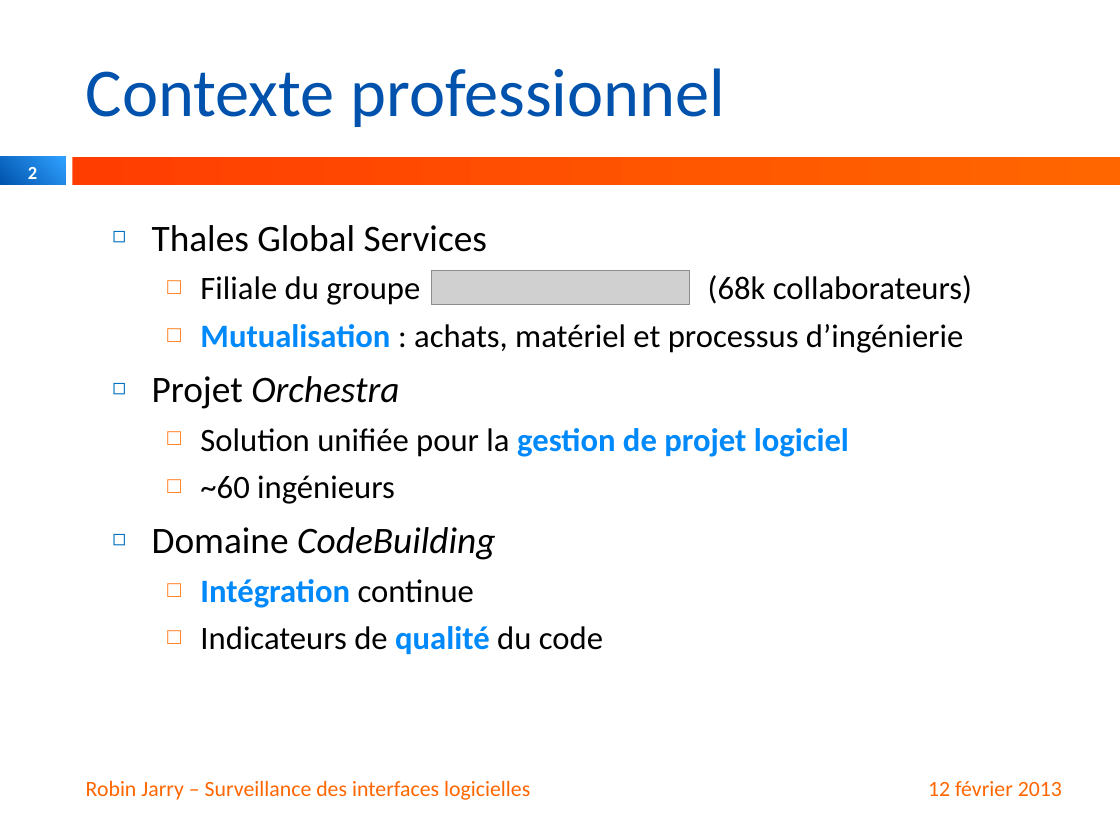
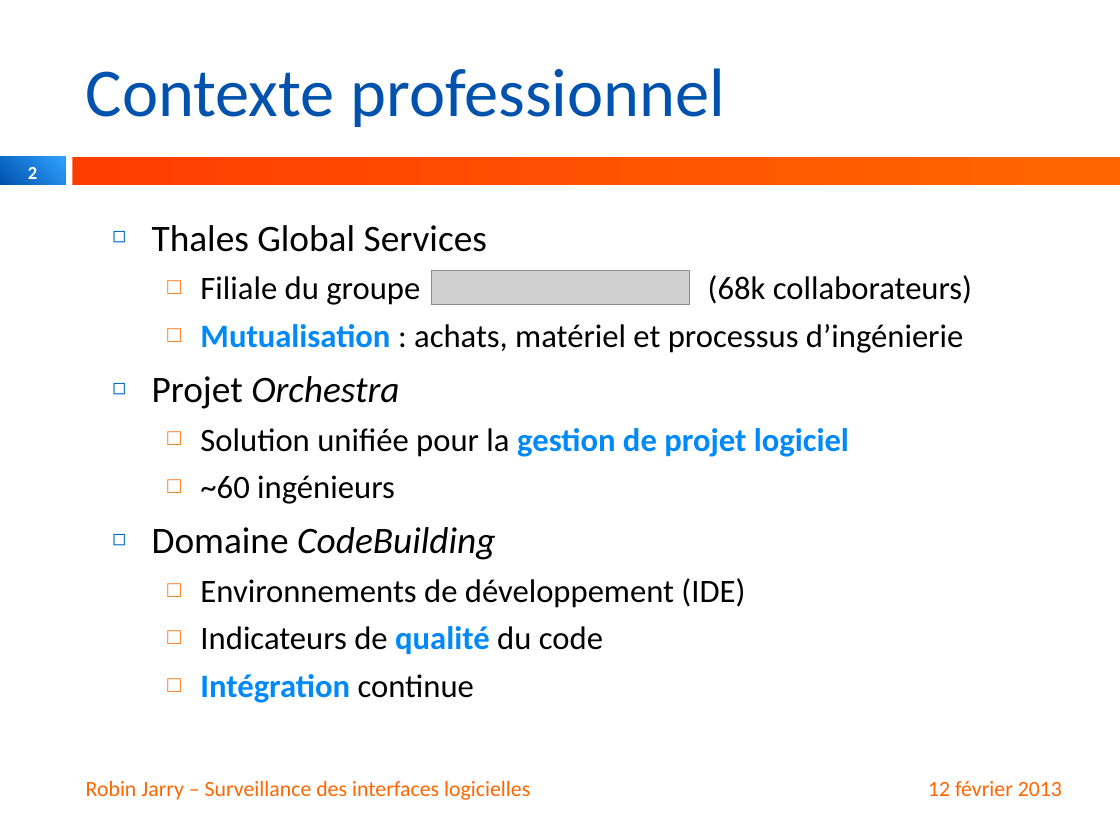
Before and after one commit to apiwatch/apiwatch, a slide deck: slide 2 of _docs/Presentation memoire ingenieur.pptx. Drawn at 1120x840 pixels with LibreOffice and Linux fonts; fonts in the diff are those of the drawing; grey boxes stand for pictures; background and template pictures are left out. Boxes give left, top, right and bottom in pixels: in the first picture for what was removed or moved away, otherwise in the second. Text is boxed around its words. In the diff, an @@ line names an element or a change of style, - is before the commit and + after.

```diff
--- a/_docs/Presentation memoire ingenieur.pptx
+++ b/_docs/Presentation memoire ingenieur.pptx
@@ text at box(200, 578, 745, 654): paragraphs added @@
+  □ Environnements de développement (IDE)
+  □ Indicateurs de qualité du code
```
Also in this commit, not shown: 3 other slides changed, 6 slides added, 26 other files.
